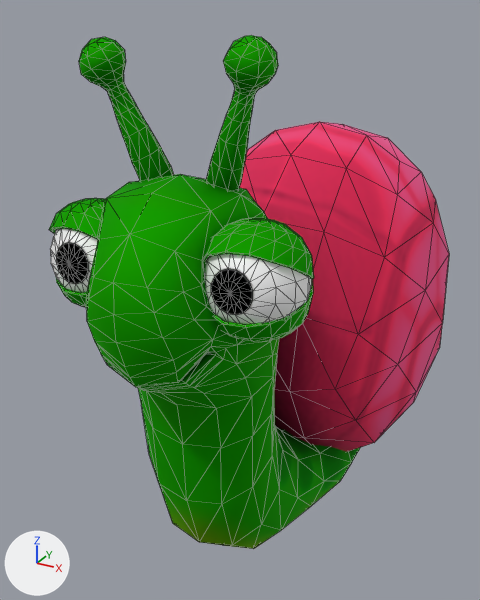
The glTF model public/models/snail/snail-shrink.glb as it was, and as the next commit left it.
One viewpoint serves both versions: a 50 mm lens placed at (1.06, -2.35, 2.03), pointed at (-0.16, -0.12, 0.91). Arrows for +X, +Y and +Z are at lower left; the lights stay in place. Mesh edges are drawn as thin lines. Vertices at the same position are counted once.

Objects in the first picture: 'Home'.
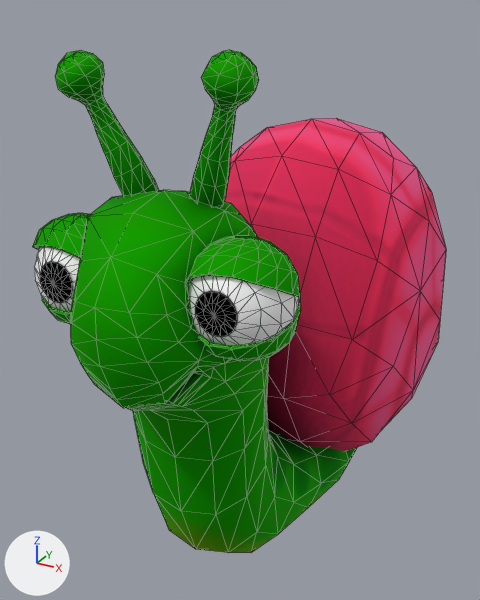
The change, as a diff of the scene's bpy script:
```diff
--- a/public/models/snail/snail-shrink.glb.py
+++ b/public/models/snail/snail-shrink.glb.py
@@ me_меш @@
 # used by ob_home; location = (0.0, 0.0, 0.0); rotation_euler = (-0.0926, -0.0264, 0.0139), in degrees (-5.3, -1.5, 0.8); scale = (0.01, 0.00988, 0.01)
-me_меш.from_pydata(...)  # 1550 vertices, 3056 faces; spans x -57.0..60.0, y -124.0..109.0, z 0.0..188.0
+me_меш.from_pydata(...)  # 1553 vertices, 3062 faces; spans x -1.0..1.0, y 0.0..2.0, z -1.0..1.0
+# me_меш part 1: the loose piece of 146 vertices spanning x -41.0..-9.0, y -109.0..-80.0, z 108.0..140.0 is scaled about the mesh origin by (0.000258, -0.00531, 7.31e-05)
+# me_меш part 2: the loose piece of 312 vertices spanning x -42.0..-10.0, y -109.0..-79.0, z 107.0..141.0 is scaled about its middle by (-0.00999, 0.00209, -0.000773), then moved by (26.0, 95.0, -124.0)
+# me_меш part 3: the loose piece of 312 vertices spanning x 13.0..45.0, y -108.0..-79.0, z 107.0..141.0 is scaled about its middle by (-0.01, 0.000806, -0.00109), then moved by (-30.0, 95.0, -124.0)
+# me_меш part 4: the loose piece of 342 vertices spanning x -32.0..36.0, y -124.0..109.0, z 0.0..151.0 is turned -92.6 degrees about the x axis through the mesh origin and scaled by 0.01
+# me_меш part 5: the loose piece of 97 vertices spanning x 8.0..33.0, y -100.0..-80.0, z 143.0..188.0 is scaled about the mesh origin by (0.00956, -0.0213, 0.00191)
+# me_меш part 6: the loose piece of 97 vertices spanning x -29.0..-4.0, y -100.0..-80.0, z 143.0..188.0 is scaled about the mesh origin by (0.0104, -0.0207, 0.00199)
+# me_меш part 7: the loose piece of 146 vertices spanning x 13.0..45.0, y -109.0..-79.0, z 108.0..140.0 is scaled about its middle by (0.000252, -5.03e-05, 0.0107), then moved by (-29.0, 95.0, -123.0)
+# me_меш part 8: a new loose piece of 101 vertices spanning x -1.0..1.0, y 0.0..1.0, z -1.0..0.0, in mat_material__25
+# me_меш part 9: the loose piece of 98 vertices spanning x -57.0..60.0, y -54.0..108.0, z 11.0..161.0 is deleted
 me_меш.materials.append(mat_material__25)
@@ ob_home @@
 ob_home = bpy.data.objects.new('Home', me_меш)
-ob_home.location = (0.0, 0.0, 0.0)
-ob_home.rotation_euler = (-0.0926, -0.0264, 0.0139)  # degrees (-5.3, -1.5, 0.8)
-ob_home.scale = (0.01, 0.00988, 0.01)
+ob_home.location = (0.0, -0.11, 0.2)
+ob_home.rotation_euler = (1.571, 0.0, 0.0)  # degrees (90, 0, 0)
```

What differs and where, as boxes [x1, y1, x2, y2] in the pictures (480 x 600 px; the box of a moved part takes in the faces that stretch with it):
'Home', reshaped, moved, turned, rescaled
    before: [49, 35, 449, 549]
    after: [32, 50, 446, 553]
part 1 of me_меш, moved or reshaped
    before: [50, 228, 98, 293]
    after: [189, 276, 299, 346]
part 2 of me_меш, moved or reshaped
    before: [49, 198, 106, 307]
    after: [188, 236, 301, 361]
part 3 of me_меш, moved or reshaped
    before: [204, 218, 314, 342]
    after: [32, 213, 90, 324]
part 4 of me_меш, moved or reshaped
    before: [86, 174, 361, 549]
    after: [70, 190, 357, 553]
part 5 of me_меш, moved or reshaped
    before: [206, 35, 278, 191]
    after: [190, 50, 259, 207]
part 6 of me_меш, moved or reshaped
    before: [79, 37, 174, 180]
    after: [55, 50, 159, 196]
part 7 of me_меш, moved or reshaped
    before: [205, 254, 312, 324]
    after: [34, 247, 80, 312]
part 8 of me_меш, added (red)
    after: [224, 118, 446, 451]
part 9 of me_меш, deleted (red)
    before: [239, 122, 449, 452]
